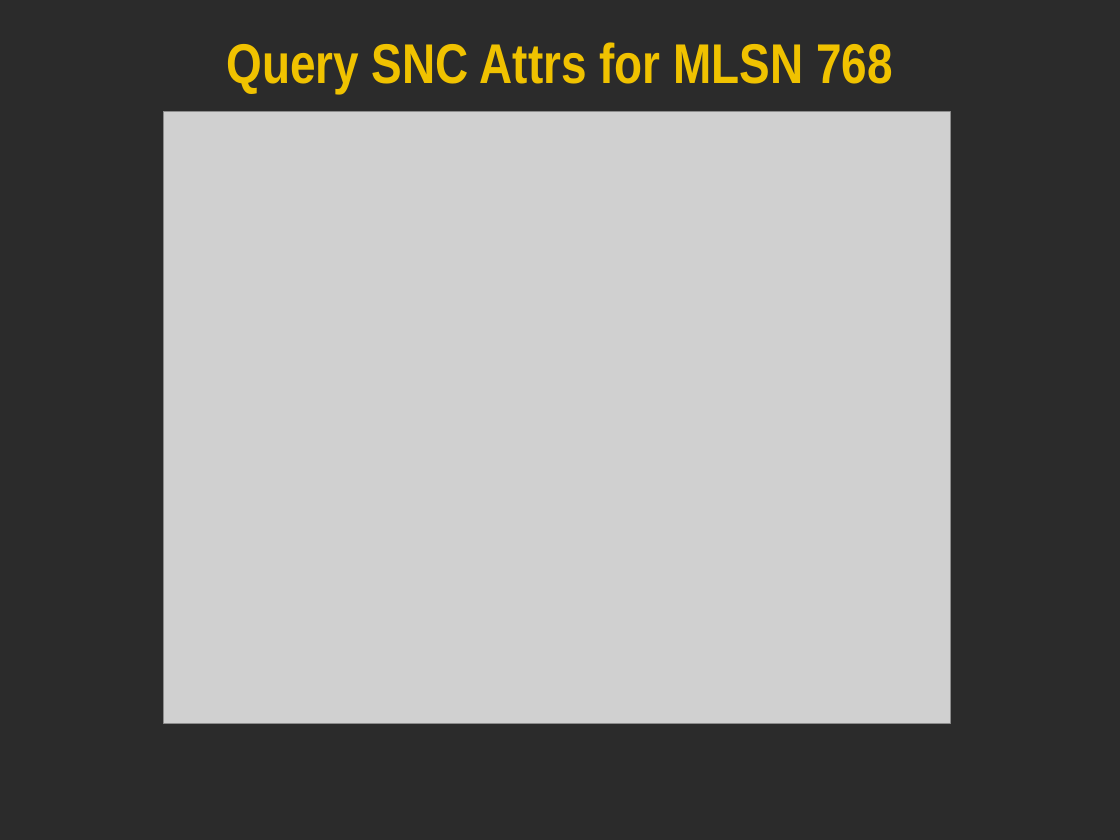
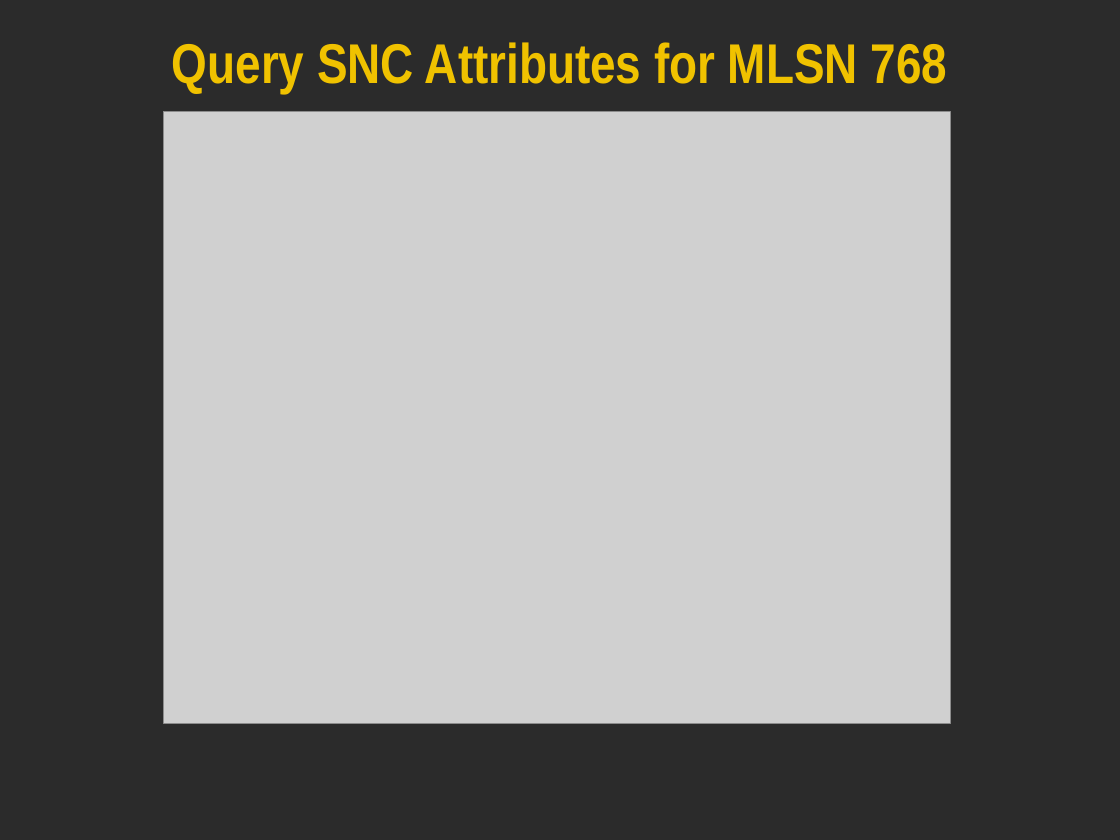
Before and after one commit to tmforum/Integration-Program-TIP---mtop, a slide deck: slide 30 of mtosi_1.2/simulator/Documentation/mTOPSimulator-DemoSlides.ppt. Drawn at 1120x840 pixels with LibreOffice and Linux fonts; fonts in the diff are those of the drawing; grey boxes stand for pictures; background and template pictures are left out; a plain dark background stands for a picture behind light text. Boxes give left, top, right and bottom in pixels: in the first picture for what was removed or moved away, otherwise in the second. Text is boxed around its words. In the diff, an @@ line names an element or a change of style, - is before the commit and + after.

```diff
--- a/mtosi_1.2/simulator/Documentation/mTOPSimulator-DemoSlides.ppt
+++ b/mtosi_1.2/simulator/Documentation/mTOPSimulator-DemoSlides.ppt
@@ title at [172, 42, 948, 92]: text changed @@
-Query SNC Attrs for MLSN 768
+Query SNC Attributes for MLSN 768
```
Also in this commit, not shown: 1 other slide changed, 5 slides added, 3 slides removed.
